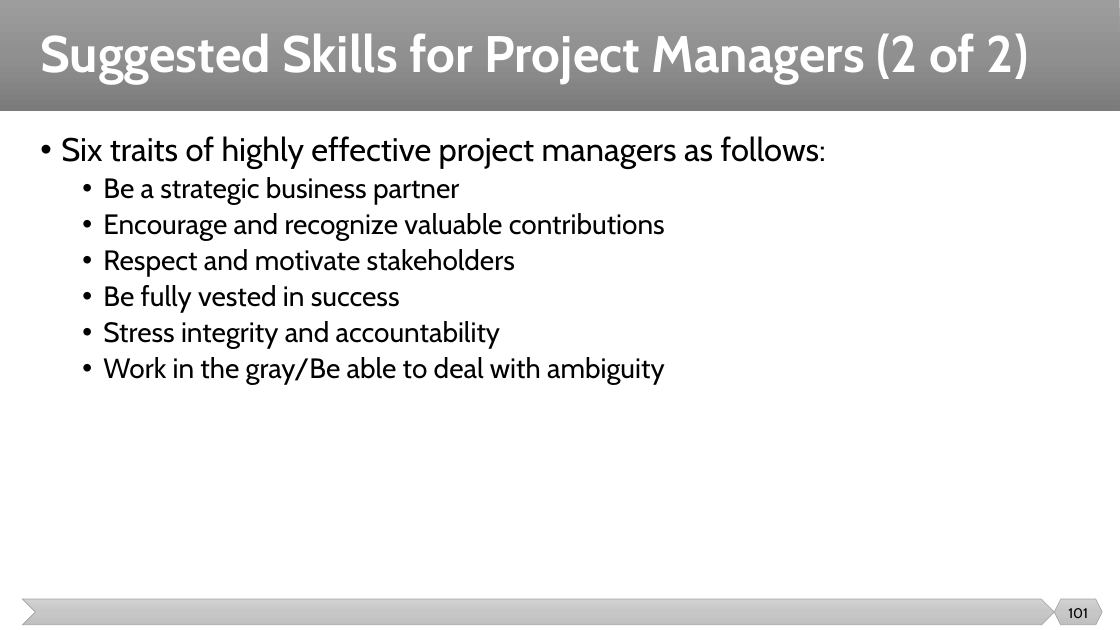
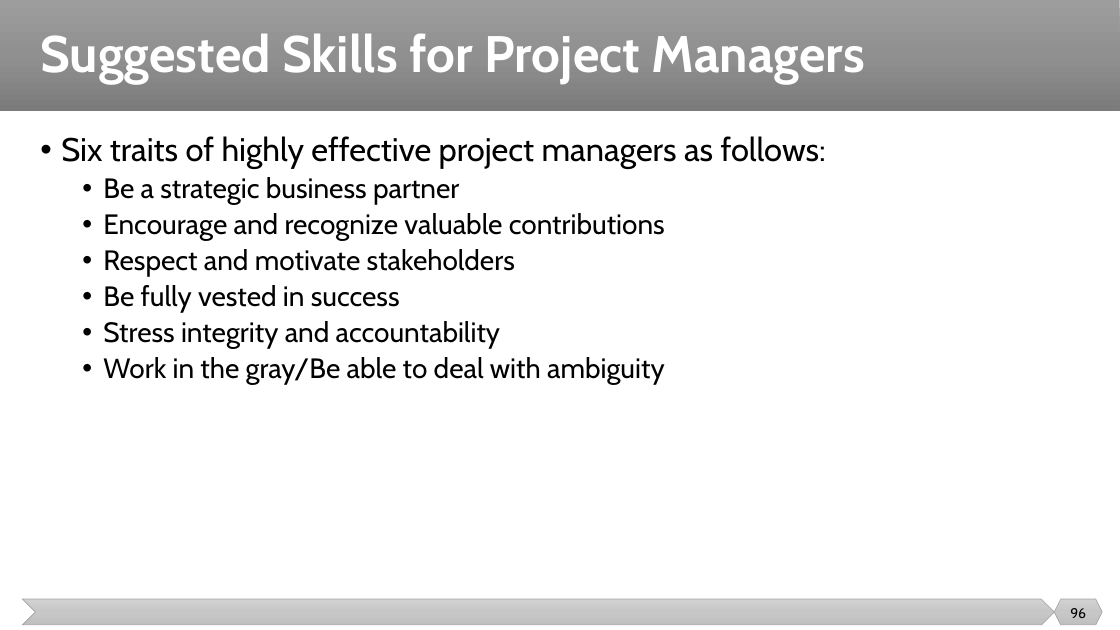
Before and after one commit to malenezi/malenezi, a slide deck: slide 96 of SE423/Lectures/1-Introduction/Introduction.pptx (slide 101 before the commit). Drawn at 1120x630 pixels with LibreOffice and Linux fonts; fonts in the diff are those of the drawing. Boxes give left, top, right and bottom in pixels: in the first picture for what was removed or moved away, otherwise in the second. Text is boxed around its words. In the diff, an @@ line names an element or a change of style, - is before the commit and + after.

```diff
--- a/SE423/Lectures/1-Introduction/Introduction.pptx
+++ b/SE423/Lectures/1-Introduction/Introduction.pptx
@@ title at [40,33,865,83]: text changed @@
-Suggested Skills for Project Managers (2 of 2)
+Suggested Skills for Project Managers
@@ page number at [1070,608,1086,618]: text changed @@
-101
+96
```
Also in this commit, not shown: 23 other slides changed, 9 slides added, 14 slides removed, 1 other file.
